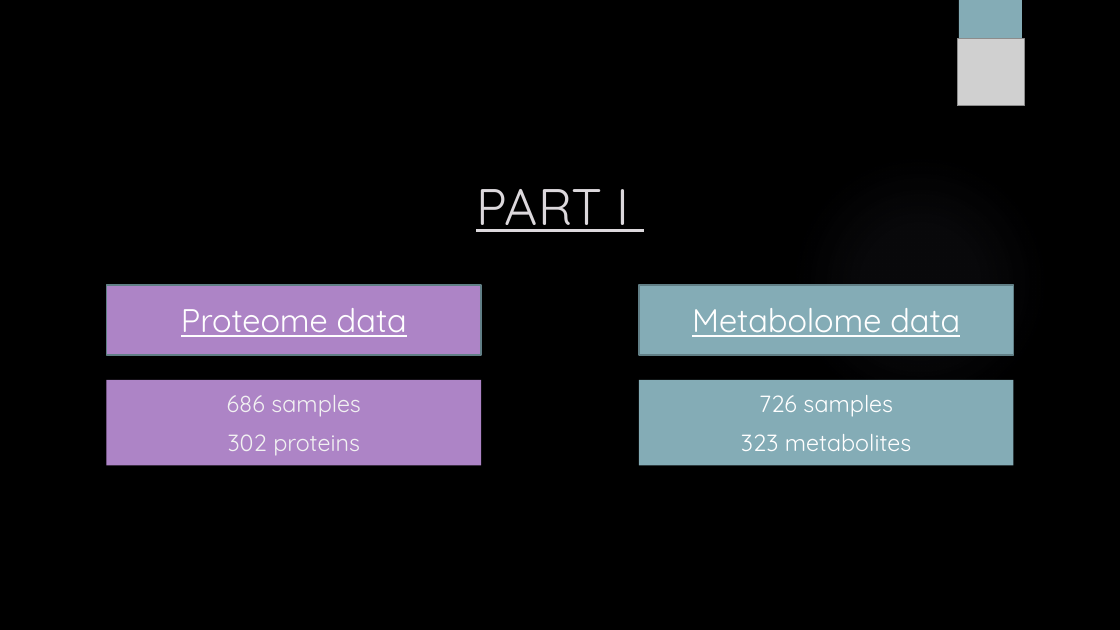
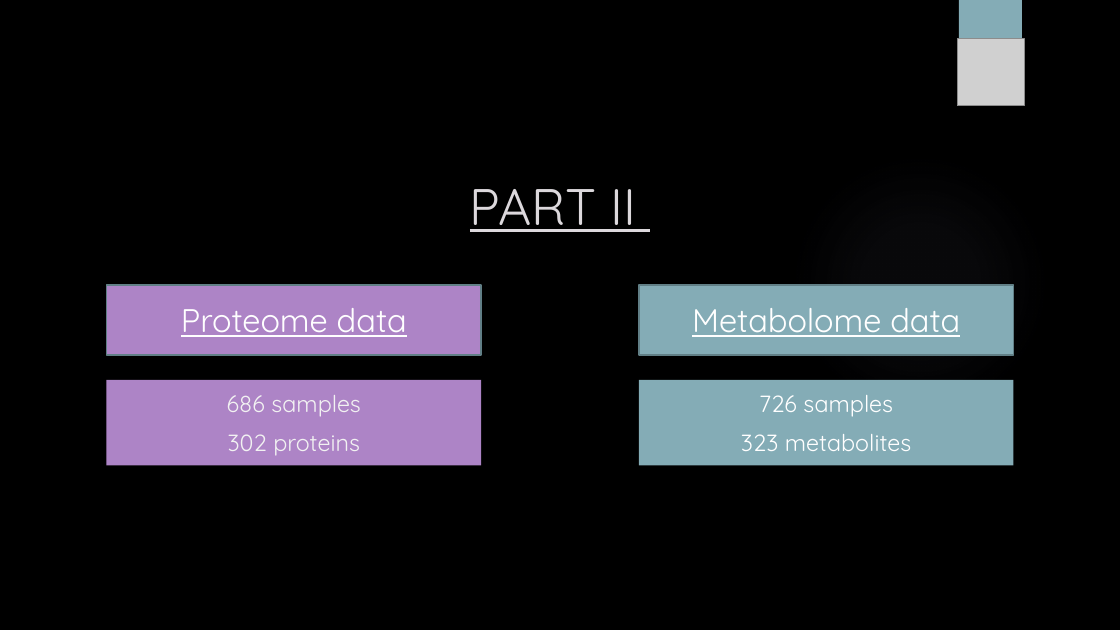
Before and after one commit to sabdeolive/Sabrina_BMS_Bachelor-Internship, a slide deck: slide 17 of Final Presentation.pptx (slide 7 before the commit). Drawn at 1120x630 pixels with LibreOffice and Linux fonts; fonts in the diff are those of the drawing; grey boxes stand for pictures; background and template pictures are left out. Boxes give left, top, right and bottom in pixels: in the first picture for what was removed or moved away, otherwise in the second. Text is boxed around its words. In the diff, an @@ line names an element or a change of style, - is before the commit and + after.

```diff
--- a/Final Presentation.pptx
+++ b/Final Presentation.pptx
@@ title at bbox=[470, 189, 636, 232]: text changed @@
-PART I
+PART II
```
Also in this commit, not shown: 15 slides added.
